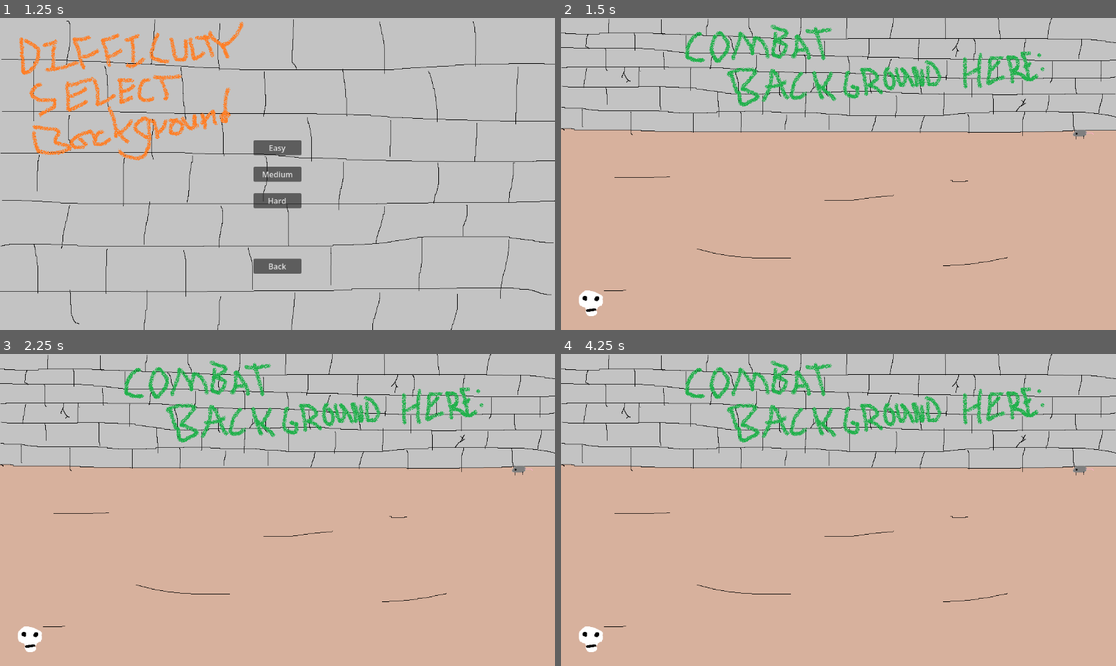
Above: before the commit, frames 1-4 (two rows, left to right).
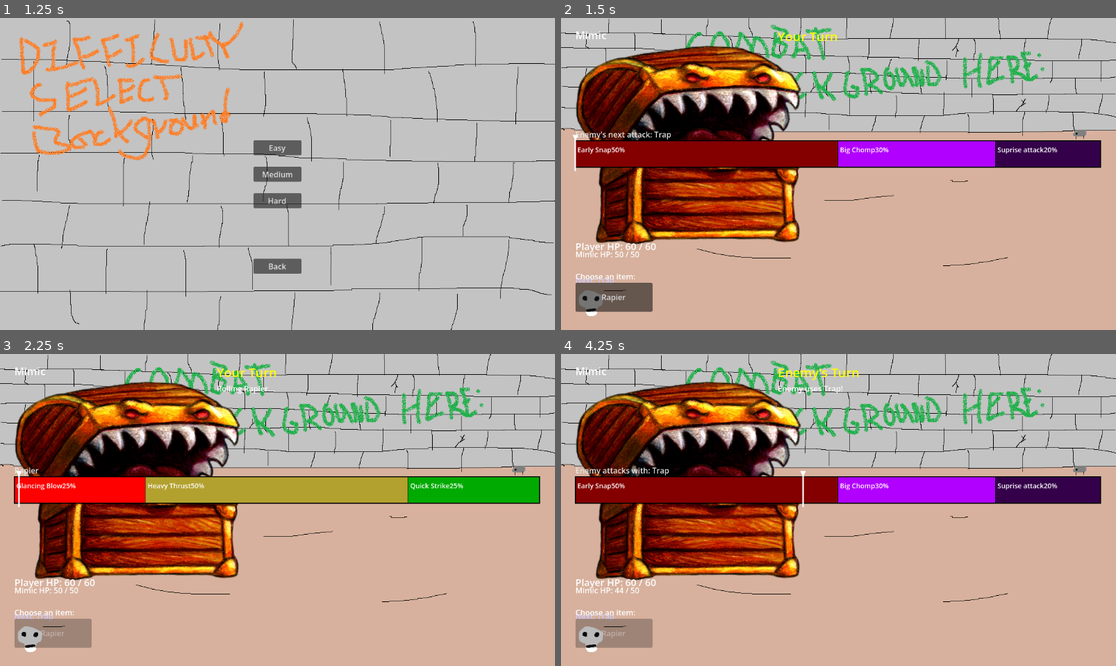
Above: after the commit, the same moments.

Repository: waterded/SDEV265-Game-Demo
Game: Godot game, scene res://node_2d.tscn
The game is run twice, just before and just after one commit, with the same random seed, the same clock (stepped at 60 frames per second) and the same inputs. Sound files missing from this copy of the repository are replaced by a short silence.
Inputs (mouse positions are in pixels of both pictures, inside the frame that each line leads up to):
- Up to frame 1 (1.25 s): click "Start" at 0.5 s
- Up to frame 2 (1.5 s): click "Easy" at 1.25 s
- Up to frame 3 (2.25 s): click (55, 634) at 2 s, where only the run after the commit has a clickable "Rapier"
- Up to frame 4 (4.25 s): tap Enter at 2.75 s; move the mouse to (960, 494) at 2.77 s; move the mouse to (727, 525) at 3.52 s

Frame 1 is identical in both runs. In frame 2, 29% of the frame differs, in the area x 2-98%, y 4-95%; in frame 3, 29%; in frame 4, 29%.

Commit message:
Demo Code

Diff:
--- a/Combat System/Combat Manager.gd
+++ b/Combat System/Combat Manager.gd
@@ -1,5 +1,8 @@
 class_name CombatManager
 extends Node
+
+signal needle_moved(position: float)
+signal roll_started(item: ItemTemplate)
 
 var player: Combatant
 var enemy: Combatant
@@ -18,7 +21,7 @@
 		await get_tree().process_frame
 		elapsed += get_process_delta_time()
 		var x: float = minf(elapsed / duration, 1.0)
-		print(_roll_curve(x, target))
+		needle_moved.emit(_roll_curve(x, target))
 
 func _run_luck_animation(from: float, to: float, duration: float) -> void:
 	var elapsed: float = 0.0
@@ -26,7 +29,7 @@
 		await get_tree().process_frame
 		elapsed += get_process_delta_time()
 		var x: float = minf(elapsed / duration, 1.0)
-		print(lerp(from, to, x))
+		needle_moved.emit(lerp(from, to, x))
 
 func _get_roll_index(item: ItemTemplate, attacker: Combatant, time: float) -> int:
 	# Sum weights
@@ -61,20 +64,21 @@
 	return index
 
 func _do_roll(item: ItemTemplate, attacker: Combatant, target: Combatant) -> void:
+	roll_started.emit(item)
 	var index: int
 	var rolling: bool = true
-	var roll_time: float = 5
+	var roll_time: float = 2.0
 
 	while rolling:
 		index = await _get_roll_index(item, attacker, roll_time)
 
-		#resolve effects
+		# resolve effects
 		var result = item.effect_groups[index].effects
 
 		for effect in result:
 			effect_resolver.apply_effect(effect, result[effect], attacker, target)
 
-		#check for death
+		# check for death
 		if _check_death():
 			return
 
--- a/Combat System/combatant.gd
+++ b/Combat System/combatant.gd
@@ -4,6 +4,34 @@
 var max_hp: int
 var cur_hp: int
 var cur_effects: Dictionary[Effect.Type,int]
+
+# --- Enemy attack queue ---
+var attack_queue: Array = []   # Array[ItemTemplate]
+var attack_index: int = 0
+
+func build_attack_queue(template: EnemyTemplate, rounds: int = 20) -> void:
+	attack_queue.clear()
+	attack_index = 0
+	if template.Combos.is_empty():
+		return
+	var combo_i: int = 0
+	var added: int = 0
+	while added < rounds:
+		var combo: Array = template.Combos[combo_i % template.Combos.size()]
+		for item in combo:
+			attack_queue.append(item)
+			added += 1
+			if added >= rounds:
+				break
+		combo_i += 1
+
+func get_current_attack() -> ItemTemplate:
+	if attack_queue.is_empty():
+		return null
+	return attack_queue[attack_index]
+
+func advance_attack_queue() -> void:
+	attack_index = (attack_index + 1) % attack_queue.size()
 
 func consume_effect(effect: Effect.Type, amount: int = -1) -> int:
 	if not cur_effects.has(effect):
--- a/game_data.gd
+++ b/game_data.gd
@@ -17,6 +17,7 @@
 
 var enemies_fought : int
 var player_items
+var player_won : bool = false
 
 func reset() -> void:
 	difficulty = 100
@@ -24,3 +25,4 @@
 	player_health = 50
 	enemies_fought = 0
 	player_items = []
+	player_won = false
--- a/scene_relay.gd
+++ b/scene_relay.gd
@@ -27,7 +27,7 @@
 	DIFFICULTY_SELECT: "res://scenes/difficulty_select/difficulty_select_scene.tscn",
 	COMBAT: "res://scenes/combat_mode/combat_scene.tscn",
 	ITEM_SELECTION: "",
-	GAME_OVER: "",
+	GAME_OVER: "res://scenes/game_over/game_over_scene.tscn",
 	RESOURCE_EDITOR: "res://scenes/resource_editor/resource_editor.tscn"
 }
 
--- /dev/null
+++ b/scenes/combat_mode/combat_scene.gd
@@ -0,0 +1,301 @@
+extends Node2D
+
+const MIMIC_TEMPLATE  = preload("res://Combat System/Enemies/mimic.tres")
+const RAPIER_TEMPLATE = preload("res://Combat System/Items/Player Items/rapier.tres")
+
+# --- Combatants & logic ---
+var player: Combatant
+var enemy: Combatant
+var combat_manager: CombatManager
+
+# --- UI nodes (built in code) ---
+var enemy_name_label:   Label
+var enemy_sprite_rect:  TextureRect
+var enemy_hp_label:     Label
+var enemy_effects_label: Label
+var enemy_next_label:   Label
+var player_hp_label:    Label
+var player_effects_label: Label
+var prob_bar_label:     Label
+var prob_bar:           ProbabilityBar
+var item_container:     HBoxContainer
+var turn_label:         Label
+var message_label:      Label
+
+# --- State ---
+var player_items: Array = []  # Array[ItemTemplate]
+signal _item_chosen(item: ItemTemplate)
+
+# ──────────────────────────────────────────────────────────────────────────────
+func _ready() -> void:
+	_setup_combatants()
+	_setup_combat_manager()
+	_build_ui()
+	_update_all_labels()
+	# Fire-and-forget: runs as a coroutine; _ready() returns immediately
+	_run_combat()
+
+# ──────────────────────────────────────────────────────────────────────────────
+#  SETUP
+# ──────────────────────────────────────────────────────────────────────────────
+func _setup_combatants() -> void:
+	player = Combatant.new()
+	player.max_hp = GameData.player_max_health
+	player.cur_hp  = GameData.player_health
+	add_child(player)
+
+	enemy = Combatant.new()
+	enemy.max_hp = MIMIC_TEMPLATE.base_hp
+	enemy.cur_hp  = MIMIC_TEMPLATE.base_hp
+	enemy.build_attack_queue(MIMIC_TEMPLATE)
+	add_child(enemy)
+
+	# Build player item list (fallback to rapier when GameData has nothing)
+	if GameData.player_items != null and not GameData.player_items.is_empty():
+		player_items = GameData.player_items
+	else:
+		player_items = [RAPIER_TEMPLATE]
+
+func _setup_combat_manager() -> void:
+	combat_manager = CombatManager.new()
+	combat_manager.player          = player
+	combat_manager.enemy           = enemy
+	combat_manager.effect_resolver = EffectResolver.new()
+	add_child(combat_manager)
+	combat_manager.needle_moved.connect(_on_needle_moved)
+	combat_manager.roll_started.connect(_on_roll_started)
+
+# ──────────────────────────────────────────────────────────────────────────────
+#  UI CONSTRUCTION
+# ──────────────────────────────────────────────────────────────────────────────
+func _build_ui() -> void:
+	var canvas = CanvasLayer.new()
+	add_child(canvas)
+
+	var root = Control.new()
+	root.set_anchors_and_offsets_preset(Control.PRESET_FULL_RECT)
+	canvas.add_child(root)
+
+	# ── Enemy panel (top-left) ──────────────────────────────────────────────
+	var enemy_panel = VBoxContainer.new()
+	enemy_panel.position = Vector2(30, 20)
+	root.add_child(enemy_panel)
+
+	enemy_name_label = Label.new()
+	enemy_name_label.add_theme_font_size_override("font_size", 22)
+	enemy_panel.add_child(enemy_name_label)
+
+	enemy_sprite_rect = TextureRect.new()
+	enemy_sprite_rect.texture = MIMIC_TEMPLATE.sprite
+	enemy_sprite_rect.custom_minimum_size = Vector2(120, 120)
+	enemy_sprite_rect.stretch_mode = TextureRect.STRETCH_KEEP_ASPECT_CENTERED
+	enemy_panel.add_child(enemy_sprite_rect)
+
+	enemy_hp_label = Label.new()
+	enemy_panel.add_child(enemy_hp_label)
+
+	enemy_effects_label = Label.new()
+	enemy_effects_label.add_theme_color_override("font_color", Color(1.0, 0.7, 0.3))
+	enemy_panel.add_child(enemy_effects_label)
+
+	enemy_next_label = Label.new()
+	enemy_next_label.add_theme_color_override("font_color", Color(0.8, 0.8, 1.0))
+	enemy_panel.add_child(enemy_next_label)
+
+	# ── Turn / message strip (center-top) ──────────────────────────────────
+	turn_label = Label.new()
+	turn_label.position = Vector2(450, 20)
+	turn_label.add_theme_font_size_override("font_size", 26)
+	turn_label.add_theme_color_override("font_color", Color.YELLOW)
+	root.add_child(turn_label)
+
+	message_label = Label.new()
+	message_label.position = Vector2(450, 60)
+	message_label.size = Vector2(650, 80)
+	message_label.autowrap_mode = TextServer.AUTOWRAP_WORD
+	root.add_child(message_label)
+
+	# ── Probability bar (center) ────────────────────────────────────────────
+	prob_bar_label = Label.new()
+	prob_bar_label.position = Vector2(30, 230)
+	prob_bar_label.add_theme_color_override("font_color", Color(0.9, 0.9, 0.9))
+	root.add_child(prob_bar_label)
+
+	prob_bar = ProbabilityBar.new()
+	prob_bar.position = Vector2(30, 255)
+	prob_bar.size     = Vector2(1090, 55)
+	root.add_child(prob_bar)
+
+	# ── Player panel (bottom-left) ─────────────────────────────────────────
+	player_hp_label = Label.new()
+	player_hp_label.position = Vector2(30, 460)
+	player_hp_label.add_theme_font_size_override("font_size", 20)
+	root.add_child(player_hp_label)
+
+	player_effects_label = Label.new()
+	player_effects_label.position = Vector2(30, 490)
+	player_effects_label.add_theme_color_override("font_color", Color(1.0, 0.7, 0.3))
+	root.add_child(player_effects_label)
+
+	# ── Item buttons ────────────────────────────────────────────────────────
+	var items_header = Label.new()
+	items_header.position = Vector2(30, 525)
+	items_header.text = "Choose an item:"
+	root.add_child(items_header)
+
+	item_container = HBoxContainer.new()
+	item_container.position = Vector2(30, 550)
+	item_container.add_theme_constant_override("separation", 12)
+	root.add_child(item_container)
+
+	for item in player_items:
+		var btn = Button.new()
+		btn.text = item.display_name
+		btn.custom_minimum_size = Vector2(160, 60)
+		btn.pressed.connect(_on_item_pressed.bind(item))
+		btn.mouse_entered.connect(_on_item_hovered.bind(item))
+		item_container.add_child(btn)
+
+# ──────────────────────────────────────────────────────────────────────────────
+#  MAIN COMBAT LOOP
+# ──────────────────────────────────────────────────────────────────────────────
+func _run_combat() -> void:
+	while true:
+		# ── PLAYER TURN ──────────────────────────────────────────────────────
+		turn_label.text = "Your Turn"
+
+		if player.consume_effect(Effect.Type.STUN, 1) > 0:
+			message_label.text = "You are stunned — turn skipped!"
+			await get_tree().create_timer(1.5).timeout
+		else:
+			# Preview the enemy's upcoming attack on the bar
+			var next_atk = enemy.get_current_attack()
+			if next_atk:
+				prob_bar.set_item(next_atk)
+				prob_bar_label.text = "Enemy's next attack: " + next_atk.display_name
+				enemy_next_label.text = "Next: " + next_atk.display_name
+
+			_set_buttons_enabled(true)
+			var chosen: ItemTemplate = await _item_chosen
+			_set_buttons_enabled(false)
+
+			var p_hp_before: int = player.cur_hp
+			var e_hp_before: int = enemy.cur_hp
+			message_label.text = "Rolling %s…" % chosen.display_name
+			await combat_manager._do_roll(chosen, player, enemy)
+			_update_all_labels()
+			_show_roll_result(p_hp_before, e_hp_before)
+
+			if combat_manager._check_death():
+				_end_combat()
+				return
+
+		_tick_end_of_turn()
+		_update_all_labels()
+		if combat_manager._check_death():
+			_end_combat()
+			return
+
+		# ── ENEMY TURN ───────────────────────────────────────────────────────
+		turn_label.text = "Enemy's Turn"
+
+		if enemy.consume_effect(Effect.Type.STUN, 1) > 0:
+			message_label.text = "Enemy is stunned — their turn is skipped!"
+			enemy.advance_attack_queue()
+			await get_tree().create_timer(1.5).timeout
+		else:
+			var atk: ItemTemplate = enemy.get_current_attack()
+			if atk:
+				prob_bar.set_item(atk)
+				prob_bar_label.text = "Enemy attacks with: " + atk.display_name
+				message_label.text = "Enemy uses %s!" % atk.display_name
+				await get_tree().create_timer(0.6).timeout
+
+				var p_hp_before: int = player.cur_hp
+				var e_hp_before: int = enemy.cur_hp
+				await combat_manager._do_roll(atk, enemy, player)
+				enemy.advance_attack_queue()
+				_update_all_labels()
+				_show_roll_result(p_hp_before, e_hp_before)
+
+				if combat_manager._check_death():
+					_end_combat()
+					return
+
+		_tick_end_of_turn()
+		_update_all_labels()
+		if combat_manager._check_death():
+			_end_combat()
+			return
+
+# ──────────────────────────────────────────────────────────────────────────────
+#  HELPERS
+# ──────────────────────────────────────────────────────────────────────────────
+func _tick_end_of_turn() -> void:
+	# Poison deals damage then decrements
+	for combatant in [player, enemy]:
+		var poison: int = combatant.cur_effects.get(Effect.Type.POISON, 0)
+		if poison > 0:
+			combatant.apply_damage(poison)
+			combatant.consume_effect(Effect.Type.POISON, 1)
+
+func _show_roll_result(p_before: int, e_before: int) -> void:
+	var msgs: Array = []
+	var dmg_to_enemy  = e_before - enemy.cur_hp
+	var dmg_to_player = p_before - player.cur_hp
+	if dmg_to_enemy  > 0: msgs.append("Dealt %d damage to enemy."  % dmg_to_enemy)
+	if dmg_to_player > 0: msgs.append("Took %d damage."            % dmg_to_player)
+	if dmg_to_enemy  < 0: msgs.append("Enemy healed %d HP."        % -dmg_to_enemy)
+	if dmg_to_player < 0: msgs.append("You healed %d HP."          % -dmg_to_player)
+	if msgs.is_empty():    msgs.append("No damage dealt.")
+	message_label.text = " | ".join(msgs)
+
+func _update_all_labels() -> void:
+	player_hp_label.text = "Player HP: %d / %d" % [player.cur_hp, player.max_hp]
+	enemy_hp_label.text  = "%s HP: %d / %d" % [MIMIC_TEMPLATE.enemy_name, enemy.cur_hp, enemy.max_hp]
+	player_effects_label.text  = _effects_string(player)
+	enemy_effects_label.text   = _effects_string(enemy)
+	enemy_name_label.text      = MIMIC_TEMPLATE.enemy_name
+
+func _effects_string(c: Combatant) -> String:
+	if c.cur_effects.is_empty():
+		return ""
+	var parts: Array = []
+	for e in c.cur_effects:
+		parts.append("%s:%d" % [Effect.Type.keys()[e], c.cur_effects[e]])
+	return " | ".join(parts)
+
+func _set_buttons_enabled(enabled: bool) -> void:
+	for btn in item_container.get_children():
+		btn.disabled = not enabled
+
+func _end_combat() -> void:
+	_set_buttons_enabled(false)
+	if player.is_dead():
+		message_label.text = "You have been defeated…"
+		GameData.player_health = 0
+		GameData.player_won    = false
+	else:
+		message_label.text = "Victory! Enemy defeated!"
+		GameData.player_health = player.cur_hp
+		GameData.enemies_fought += 1
+		GameData.player_won = true
+	await get_tree().create_timer(2.5).timeout
+	SceneRelay.change_scene(SceneRelay.GAME_OVER)
+
+# ──────────────────────────────────────────────────────────────────────────────
+#  SIGNAL HANDLERS
+# ──────────────────────────────────────────────────────────────────────────────
+func _on_item_pressed(item: ItemTemplate) -> void:
+	_item_chosen.emit(item)
+
+func _on_item_hovered(item: ItemTemplate) -> void:
+	prob_bar.set_item(item)
+	prob_bar_label.text = item.display_name
+
+func _on_needle_moved(pos: float) -> void:
+	prob_bar.set_needle(pos)
+
+func _on_roll_started(item: ItemTemplate) -> void:
+	prob_bar.set_item(item)
+	prob_bar_label.text = item.display_name
--- a/scenes/combat_mode/combat_scene.tscn
+++ b/scenes/combat_mode/combat_scene.tscn
@@ -2,8 +2,10 @@
 
 [ext_resource type="Texture2D" uid="uid://cjvl8kkn8le07" path="res://assets/Backgrounds/Combat Mode Demo Background.png" id="1_3xal1"]
 [ext_resource type="PackedScene" uid="uid://cql6yyh4o87ys" path="res://utilities/editor_camera.tscn" id="2_m0bhs"]
+[ext_resource type="Script" path="res://scenes/combat_mode/combat_scene.gd" id="3_combat"]
 
 [node name="CombatScene" type="Node2D" unique_id=206286677]
+script = ExtResource("3_combat")
 
 [node name="Background" type="TextureRect" parent="." unique_id=132441770]
 offset_left = -576.0
--- /dev/null
+++ b/scenes/combat_mode/probability_bar.gd
@@ -0,0 +1,62 @@
+class_name ProbabilityBar
+extends Control
+
+var current_item: ItemTemplate = null
+var needle_pos: float = 0.0  # 0.0–1.0
+
+func set_item(item: ItemTemplate) -> void:
+	current_item = item
+	queue_redraw()
+
+func set_needle(pos: float) -> void:
+	needle_pos = pos
+	queue_redraw()
+
+func _draw() -> void:
+	if not current_item or current_item.effect_groups.is_empty():
+		draw_rect(Rect2(0, 0, size.x, size.y), Color(0.2, 0.2, 0.2))
+		return
+
+	var total_weight: int = 0
+	for g in current_item.effect_groups:
+		total_weight += g.weight
+	if total_weight == 0:
+		return
+
+	var bar_w: float = size.x
+	var bar_h: float = size.y
+	var x: float = 0.0
+	var font = ThemeDB.fallback_font
+	var font_size: int = 14
+
+	for i in current_item.effect_groups.size():
+		var g: EffectGroup = current_item.effect_groups[i]
+		var seg_w: float = (float(g.weight) / float(total_weight)) * bar_w
+
+		# Segment background
+		draw_rect(Rect2(x, 0.0, seg_w, bar_h), g.color)
+
+		# Slightly darker border stripe between segments
+		if i < current_item.effect_groups.size() - 1:
+			draw_line(Vector2(x + seg_w, 0.0), Vector2(x + seg_w, bar_h), Color.BLACK, 2.0)
+
+		# Label (clipped visually by segment width)
+		var pct: float = (float(g.weight) / float(total_weight)) * 100.0
+		var lbl: String = "%s\n%.0f%%" % [g.label, pct]
+		draw_string(font, Vector2(x + 4.0, bar_h * 0.45), lbl,
+				HORIZONTAL_ALIGNMENT_LEFT, seg_w - 6.0, font_size, Color.WHITE)
+
+		x += seg_w
+
+	# Outer border
+	draw_rect(Rect2(0, 0, bar_w, bar_h), Color.BLACK, false, 2.0)
+
+	# Needle
+	var nx: float = clampf(needle_pos, 0.0, 1.0) * bar_w
+	draw_line(Vector2(nx, -8.0), Vector2(nx, bar_h + 8.0), Color.WHITE, 3.0)
+	# Needle triangle pointer at top
+	draw_colored_polygon(PackedVector2Array([
+		Vector2(nx, 0.0),
+		Vector2(nx - 6.0, -12.0),
+		Vector2(nx + 6.0, -12.0)
+	]), Color.WHITE)
--- /dev/null
+++ b/scenes/game_over/game_over_scene.gd
@@ -0,0 +1,66 @@
+extends Node2D
+
+func _ready() -> void:
+	var canvas = CanvasLayer.new()
+	add_child(canvas)
+
+	var root = Control.new()
+	root.set_anchors_and_offsets_preset(Control.PRESET_FULL_RECT)
+	canvas.add_child(root)
+
+	# Background tint
+	var bg = ColorRect.new()
+	bg.set_anchors_and_offsets_preset(Control.PRESET_FULL_RECT)
+	bg.color = Color(0.05, 0.05, 0.05, 0.88)
+	root.add_child(bg)
+
+	# Title
+	var title = Label.new()
+	title.position = Vector2(376, 160)
+	title.size = Vector2(400, 80)
+	title.horizontal_alignment = HORIZONTAL_ALIGNMENT_CENTER
+	title.add_theme_font_size_override("font_size", 56)
+	if GameData.player_won:
+		title.text = "Victory!"
+		title.add_theme_color_override("font_color", Color.GOLD)
+	else:
+		title.text = "You Died"
+		title.add_theme_color_override("font_color", Color.RED)
+	root.add_child(title)
+
+	# Stats
+	var stats = Label.new()
+	stats.position = Vector2(376, 260)
+	stats.size = Vector2(400, 40)
+	stats.horizontal_alignment = HORIZONTAL_ALIGNMENT_CENTER
+	stats.add_theme_font_size_override("font_size", 22)
+	stats.text = "Enemies defeated: %d" % GameData.enemies_fought
+	root.add_child(stats)
+
+	# Play Again button
+	var play_btn = Button.new()
+	play_btn.position = Vector2(426, 340)
+	play_btn.size = Vector2(300, 55)
+	play_btn.text = "Play Again"
+	play_btn.add_theme_font_size_override("font_size", 20)
+	play_btn.pressed.connect(_on_play_again)
+	root.add_child(play_btn)
+
+	# Main Menu button
+	var menu_btn = Button.new()
+	menu_btn.position = Vector2(426, 415)
+	menu_btn.size = Vector2(300, 55)
+	menu_btn.text = "Main Menu"
+	menu_btn.add_theme_font_size_override("font_size", 20)
+	menu_btn.pressed.connect(_on_main_menu)
+	root.add_child(menu_btn)
+
+func _on_play_again() -> void:
+	SceneRelay.play_button_sound()
+	GameData.reset()
+	SceneRelay.change_scene(SceneRelay.DIFFICULTY_SELECT)
+
+func _on_main_menu() -> void:
+	SceneRelay.play_button_sound()
+	GameData.reset()
+	SceneRelay.change_scene(SceneRelay.START_MENU)
--- /dev/null
+++ b/scenes/game_over/game_over_scene.tscn
@@ -0,0 +1,6 @@
+[gd_scene format=3]
+
+[ext_resource type="Script" path="res://scenes/game_over/game_over_scene.gd" id="1_gover"]
+
+[node name="GameOverScene" type="Node2D"]
+script = ExtResource("1_gover")
Not shown, added: scenes/combat_mode/combat_scene.gd.uid
Not shown, added: scenes/combat_mode/probability_bar.gd.uid
Not shown, added: scenes/game_over/game_over_scene.gd.uid
